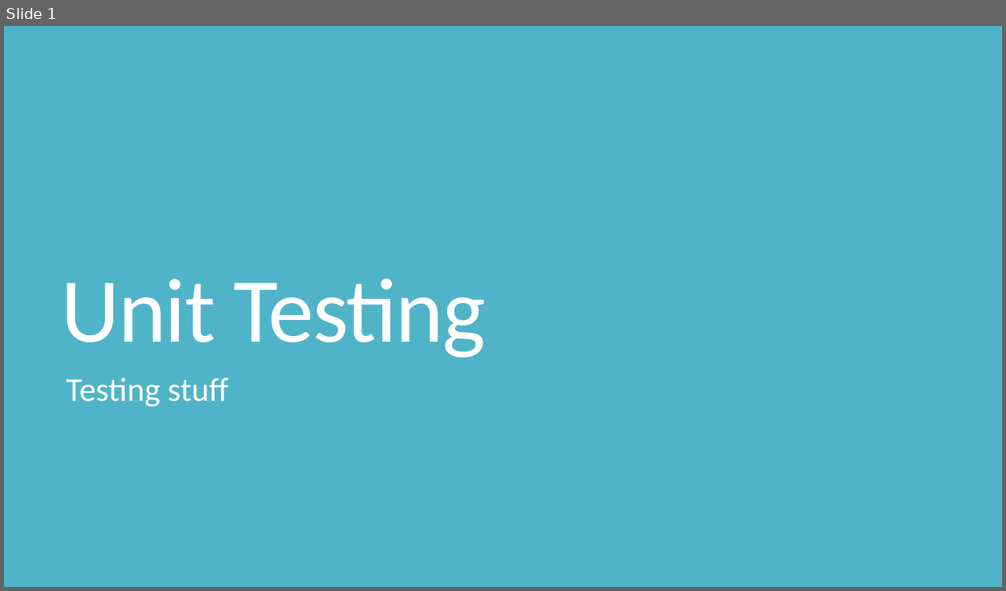
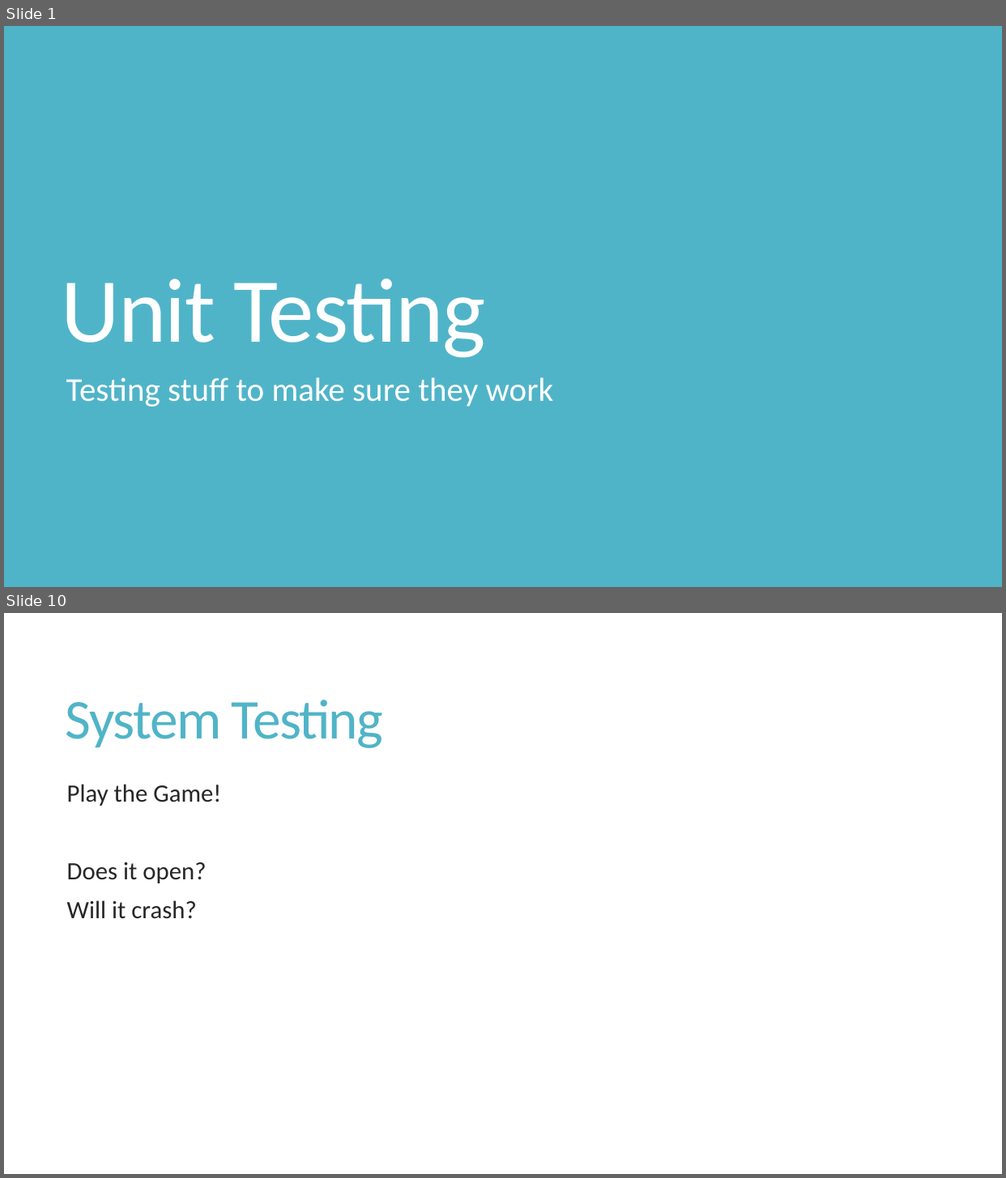
Before and after one commit to shabbir-hussain/ecse321tutorials, a slide deck: 04-UnitTesting.pptx. Shown one above the other, each under a label of ours: slide 1 before the commit, slides 1 and 10 after it; the slides between them are not shown. The pictures are 1006x591 and 1006x1178 pixels, drawn with LibreOffice and Linux fonts; fonts in the diff are those of the drawing. Boxes give left, top, right and bottom in pixels: in the first picture for what was removed or moved away, otherwise in the second. Text is boxed around its words. In the diff, an @@ line names an element or a change of style, - is before the commit and + after.

```diff
--- a/04-UnitTesting.pptx
+++ b/04-UnitTesting.pptx
@@ slide 10 added at (x1=4, y1=613, x2=1002, y2=1174), background #FFFFFF @@
@@ title added at (x1=66, y1=700, x2=383, y2=748), 54 pt, text #50B4C8 @@
+System Testing
@@ text added at (x1=67, y1=784, x2=221, y2=919), 24 pt, text #262626 @@
+Play the Game!
+Does it open?
+Will it crash?
@@ slide 1 changed as well @@
@@ subtitle at (x1=66, y1=378, x2=554, y2=407): text changed @@
-Testing stuff
+Testing stuff to make sure they work
```
Also in this commit, not shown: 1 other slide changed, 18 other slides added, 12 slides removed, 11 other files.
